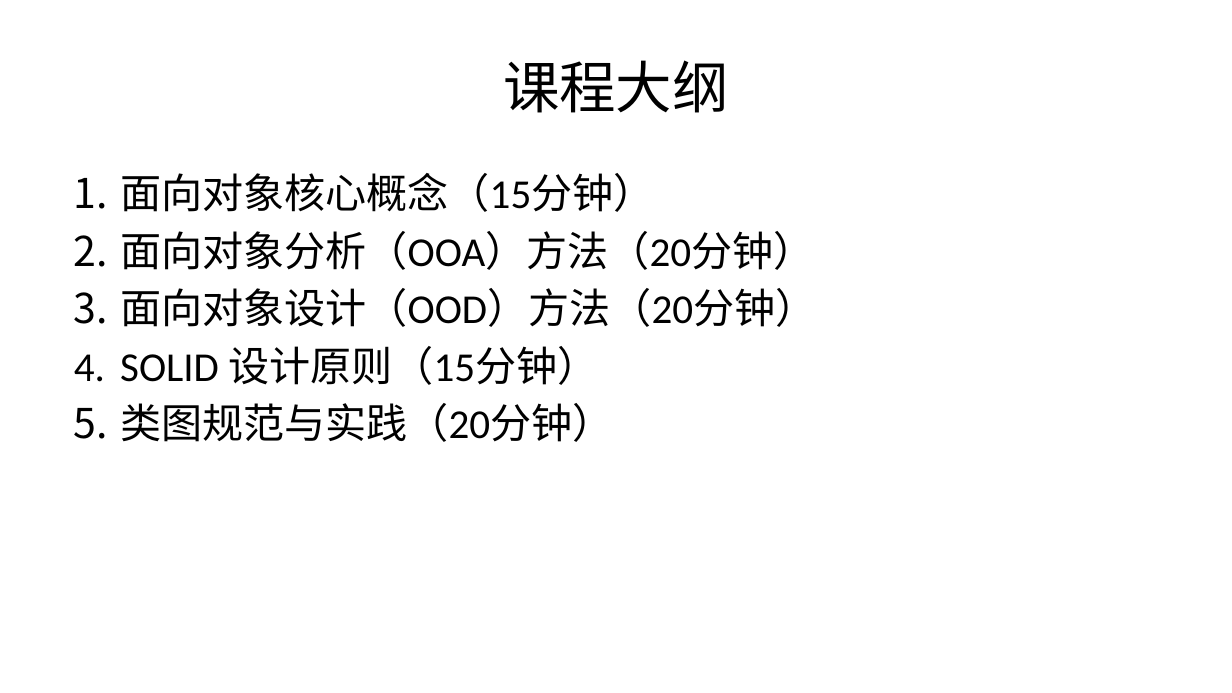
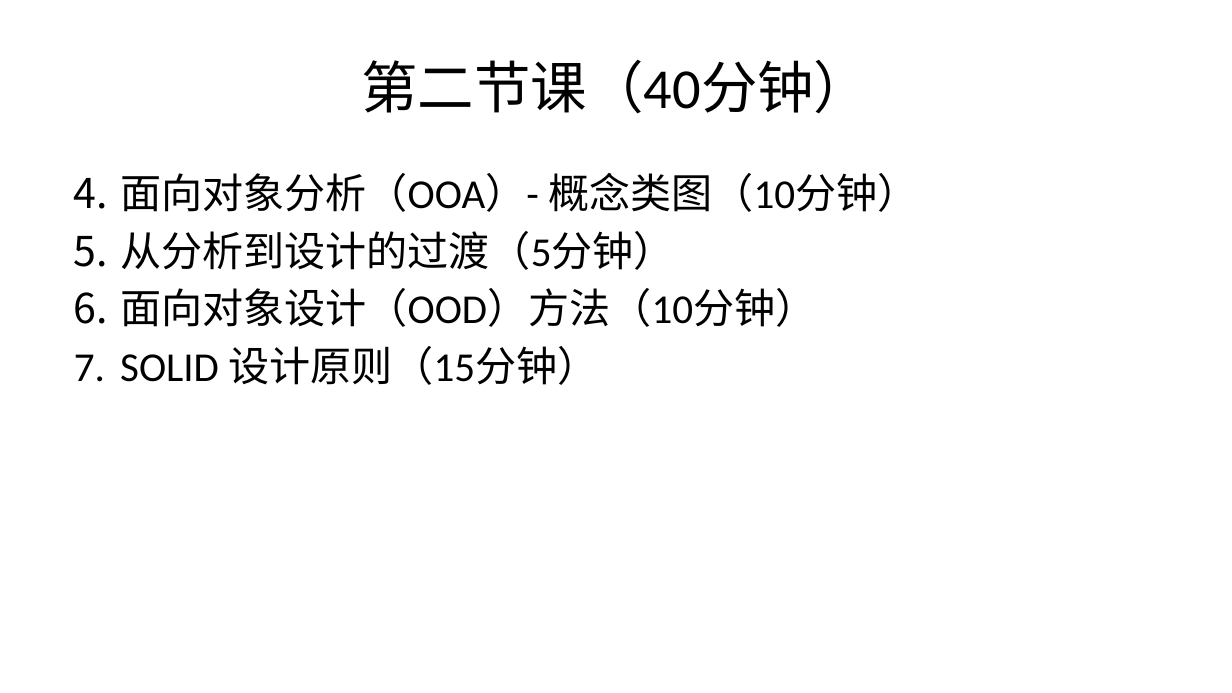
Before and after one commit to yinglichina8848/sqlrustgo-public, a slide deck: slide 5 of docs/教学计划/PPT/第3讲-面向对象分析设计与实现.pptx (slide 3 before the commit). Drawn at 1232x693 pixels with LibreOffice and Linux fonts; fonts in the diff are those of the drawing. Boxes give left, top, right and bottom in pixels: in the first picture for what was removed or moved away, otherwise in the second. Text is boxed around its words. In the diff, an @@ line names an element or a change of style, - is before the commit and + after.

Commit message:
docs: 重新组织第3讲PPT结构 - OOA用用例图→概念类图

```diff
--- a/docs/教学计划/PPT/第3讲-面向对象分析设计与实现.pptx
+++ b/docs/教学计划/PPT/第3讲-面向对象分析设计与实现.pptx
@@ title at [361, 60, 870, 114]: text changed @@
-课程大纲
+第二节课（40分钟）
@@ text at [120, 173, 918, 327]: text changed @@
-1. 面向对象核心概念（15分钟）
-2. 面向对象分析（OOA）方法（20分钟）
-3. 面向对象设计（OOD）方法（20分钟）
+4. 面向对象分析（OOA）- 概念类图（10分钟）
+5. 从分析到设计的过渡（5分钟）
+6. 面向对象设计（OOD）方法（10分钟）
@@ text at [120, 403, 613, 442]: paragraph removed @@
-5. 类图规范与实践（20分钟）
```
Also in this commit, not shown: 17 other slides changed, 34 slides added, 13 slides removed.
